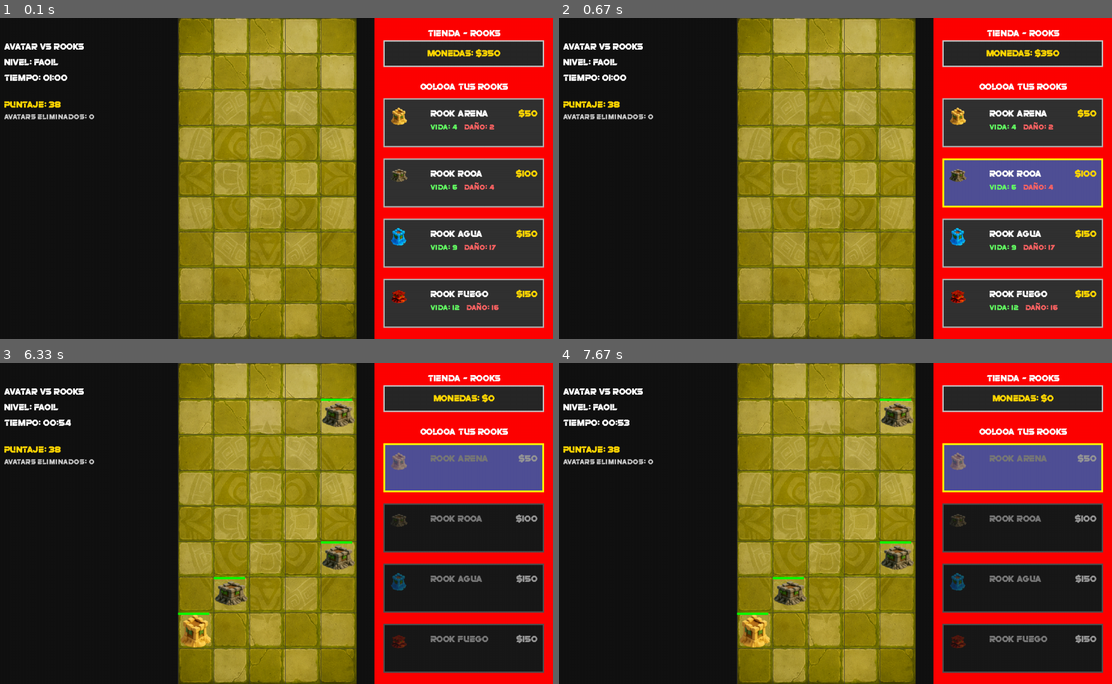
Above: before the commit, frames 1-4 (two rows, left to right).
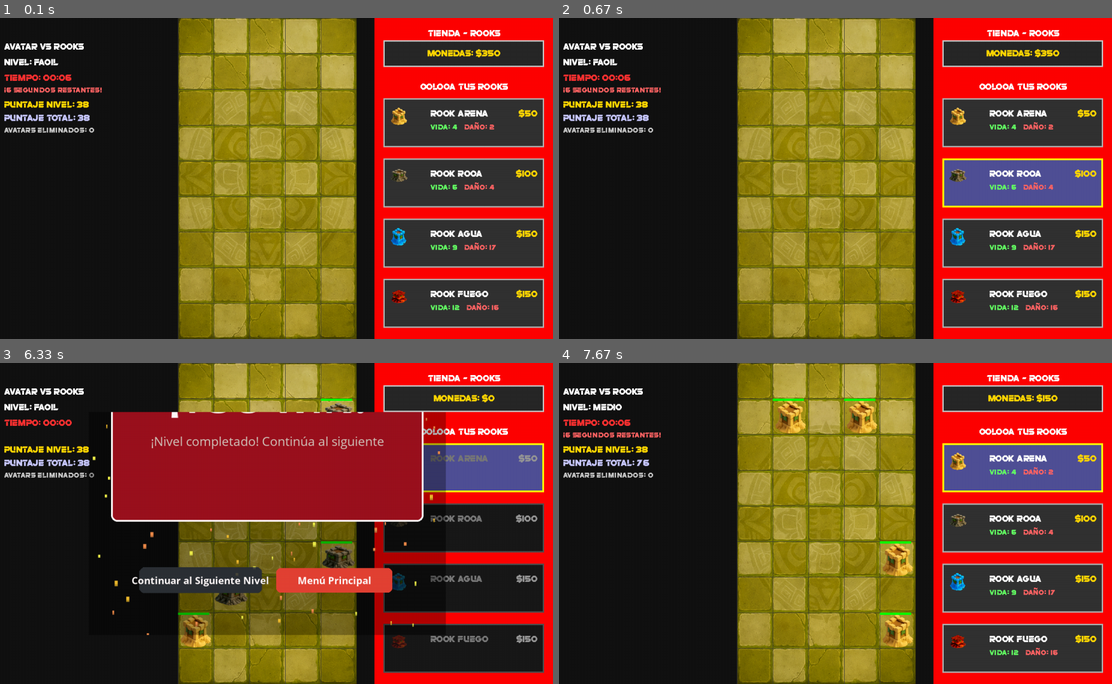
Above: after the commit, the same moments.

Repository: Otagoat14/AvatarVsRooksV2
Game: pygame game, started from Interfaz_Juego.py
Same seed, same stepped clock (60 frames per second), same inputs: the game is played once before the commit and once after it.
Inputs (mouse positions are in pixels of both pictures, inside the frame that each line leads up to):
- Up to frame 1 (0.1 s): no input
- Up to frame 2 (0.67 s): click (1012, 168) at 0.38 s
- Up to frame 3 (6.33 s): click (348, 411) at 0.72 s; click (331, 552) at 1.05 s; click (243, 606) at 1.38 s; tap F at 2.5, 2.83 s; click (398, 443) at 3.25 s; click (182, 616) at 3.72 s; click (154, 571) at 5.78 s; click (199, 581) at 6.12 s
- Up to frame 4 (7.67 s): click (802, 414) at 6.45 s; click (857, 433) at 6.78 s; click (907, 542) at 7.12 s; click (912, 635) at 7.45 s

The runs differ from the first frame. In frame 1, 1.1% of the frame differs, in the area x 0-19%, y 17-36%; in frame 2, 1.1%; in frame 3, 35%, in the area x 0-81%, y 15-85%; in frame 4, 16%.

Commit message:
corrección de errores menores

Diff:
--- a/Interfaz_Juego.py
+++ b/Interfaz_Juego.py
@@ -29,7 +29,7 @@
 # En Interfaz_Juego.py, modifica la clase Interfaz:
 
 class Interfaz:
-    def __init__(self, dificultad="facil"):  # ← Agregar parámetro de dificultad
+    def __init__(self, dificultad="facil", puntaje_acumulado=0):
         pygame.init()
 
         try:
@@ -51,6 +51,9 @@
         self.dificultad_actual = dificultad
         self.niveles = ["facil", "medio", "dificil"]
         self.nivel_actual_index = self.niveles.index(dificultad)
+
+        # PUNTAJE ACUMULADO
+        self.puntaje_acumulado = puntaje_acumulado
 
         # CARGAR PERSONALIZACIÓN DEL USUARIO
         self.cargar_personalizacion()
@@ -63,8 +66,10 @@
         except Exception:
             self.usuario_actual = "Jugador"
 
-        # Crear el juego pasando usuario para el puntaje
-        self.juego = Juego(dificultad=self.dificultad_actual, usuario=self.usuario_actual)
+        # Crear el juego pasando usuario y puntaje acumulado
+        self.juego = Juego(dificultad=self.dificultad_actual,
+                          usuario=self.usuario_actual,
+                          puntaje_acumulado=self.puntaje_acumulado)
 
         # Al abrir la pantalla de juego, sonar su canción
         self.reproducir_cancion_usuario()
@@ -132,12 +137,20 @@
         if self.nivel_actual_index < len(self.niveles) - 1:
             self.nivel_actual_index += 1
             self.dificultad_actual = self.niveles[self.nivel_actual_index]
+
+            # CALCULAR PUNTAJE ACUMULADO antes de avanzar
+            puntaje_nivel_actual = self.juego.obtener_puntaje_actual()
+            self.puntaje_acumulado += puntaje_nivel_actual
+
             return True
         return False  # No hay más niveles
 
     def reiniciar_nivel_actual(self):
         """Reinicia el nivel actual"""
-        self.juego = Juego(dificultad=self.dificultad_actual)
+        # Mantener el puntaje acumulado al reiniciar
+        self.juego = Juego(dificultad=self.dificultad_actual,
+                          usuario=self.usuario_actual,
+                          puntaje_acumulado=self.puntaje_acumulado)
         self.juego.iniciar_juego()
         self.puntaje_registrado = False
         self.info_resultado = None
@@ -441,21 +454,27 @@
                 daño_y = vida_y
                 self.campo_tienda.blit(texto_daño, (daño_x, daño_y))
 
-    #Nueva funcion para que se vea el puntaje
+    #Funcion para que se vea el puntaje
     def dibujar_puntaje(self):
         puntaje_actual = self.juego.obtener_puntaje_actual()
-
-        # Puntaje principal
-        texto_puntaje = f"Puntaje: {puntaje_actual}"
-        superficie_puntaje = self.fuente_texto.render(texto_puntaje, False, (255, 215, 0))
-        self.pantalla.blit(superficie_puntaje, (50, 180))
+        puntaje_total = self.puntaje_acumulado + puntaje_actual
+
+        # Puntaje del nivel actual
+        texto_puntaje_nivel = f"Puntaje Nivel: {puntaje_actual}"
+        superficie_puntaje_nivel = self.fuente_texto.render(texto_puntaje_nivel, False, (255, 215, 0))
+        self.pantalla.blit(superficie_puntaje_nivel, (50, 180))
+
+        # Puntaje acumulado total
+        texto_puntaje_total = f"Puntaje Total: {puntaje_total}"
+        superficie_puntaje_total = self.fuente_texto.render(texto_puntaje_total, False, (200, 200, 255))
+        self.pantalla.blit(superficie_puntaje_total, (50, 210))
 
         # Estadísticas adicionales
         fuente_pequena = pygame.font.Font("Fuentes/super_sliced.otf", 16)
 
         stats_text = f"Avatars eliminados: {self.juego.total_avatars_matados}"
         stats_surface = fuente_pequena.render(stats_text, False, (200, 200, 200))
-        self.pantalla.blit(stats_surface, (50, 210))
+        self.pantalla.blit(stats_surface, (50, 240))
 
     def dibujar_ui(self):
         # Título
@@ -614,17 +633,41 @@
 
         return None
 
-
     def mostrar_animacion_fin(self, tipo="derrota"):
         self.juego.juego_iniciado = False
 
         if tipo == "victoria":
-            # Verificar si es el nivel difícil Y no llegó al salón de la fama
-            if self.dificultad_actual == "dificil" and not self.puntaje_registrado:
-                # Usar la nueva animación para victoria final sin salón de la fama
-                accion = VentanaFinalJuego(self.pantalla).run()
+            # Calcular puntaje total acumulado
+            puntaje_final_total = self.puntaje_acumulado + self.juego.obtener_puntaje_actual()
+
+            # Verificar si es el nivel difícil (último nivel)
+            if self.dificultad_actual == "dificil":
+                # REGISTRAR EN SALÓN DE LA FAMA con puntaje acumulado
+                if not self.puntaje_registrado:
+                    # Crear un juego temporal con el puntaje acumulado total para el registro
+                    juego_temp = Juego(dificultad="dificil", usuario=self.usuario_actual)
+                    juego_temp.total_avatars_matados = self.juego.total_avatars_matados
+                    juego_temp.puntos_acumulados_avatars = self.juego.puntos_acumulados_avatars
+
+                    self.info_resultado = IntegradorJuego.registrar_partida(
+                        self.salon_fama,
+                        self.usuario_actual,
+                        juego_temp,
+                        puntaje_manual=puntaje_final_total  # Pasar puntaje acumulado
+                    )
+                    self.puntaje_registrado = True
+
+                # Verificar si llegó al salón de la fama
+                if self.puntaje_registrado and self.info_resultado and self.info_resultado['es_top']:
+                    # Usar animación de salón de la fama
+                    accion = VentanaSalonFama(self.pantalla).run()
+                else:
+                    # Usar animación final del juego sin salón de la fama
+                    accion = VentanaFinalJuego(self.pantalla).run()
 
                 if accion == "reiniciar":
+                    # Reiniciar desde el nivel difícil con puntaje en 0
+                    self.puntaje_acumulado = 0
                     self.reiniciar_nivel_actual()
                     return "reiniciar"
                 elif accion == "menu":
@@ -632,7 +675,7 @@
                 else:  # salir
                     return "salir"
             else:
-                # Usar VentanaWin normal para progresión de niveles
+                # Nivel no difícil - progresión normal
                 accion = self.mostrar_ventana_victoria()
 
                 if accion == "continuar":
@@ -640,7 +683,6 @@
                         self.reiniciar_nivel_actual()
                         return "continuar"
                     else:
-                        # Si no hay más niveles, es victoria final
                         return "victoria_final"
                 elif accion == "menu":
                     return "menu"
@@ -648,11 +690,12 @@
                     return "salir"
 
         else:
-            # PARA DERROTA - usar VentanaGameOver
+            # PARA DERROTA
             accion = VentanaGameOver(self.pantalla).run()
 
             if accion == "reiniciar":
-                self.juego.reiniciar_juego()
+                # Reiniciar nivel actual manteniendo el puntaje acumulado
+                self.reiniciar_nivel_actual()
                 return "reiniciar"
 
             elif accion == "menu":
--- a/Logica_juego.py
+++ b/Logica_juego.py
@@ -13,7 +13,7 @@
 
 
 class Juego:
-    def __init__(self, dificultad="facil", usuario = "None"):
+    def __init__(self, dificultad="facil", usuario="None", puntaje_acumulado=0):
         self.matriz = [[VACIO for c in range(COLUMNAS)] for f in range(FILAS)]
         self.monedas_jugador = 350
         self.rooks_activos = []
@@ -27,6 +27,10 @@
         self.tiempo_inicio = 0
         self.ultima_notificacion = ""
         self.tiempo_notificacion = 0
+
+        # PUNTAJE ACUMULADO entre niveles
+        self.puntaje_acumulado = puntaje_acumulado
+
         #Para lo que es el puntaje
         self.calculador_puntaje = CalculadorPuntaje(usuario)
         self.total_avatars_matados = 0
@@ -40,17 +44,24 @@
         for avatar_info in self.obtener_avatares_info():
             self.ultimo_spawn[avatar_info["tipo"]] = 0
 
+        # Inicializar último spawn
+        for avatar_info in self.obtener_avatares_info():
+            self.ultimo_spawn[avatar_info["tipo"]] = 0
+
+    def obtener_puntaje_acumulado(self):
+        return self.puntaje_acumulado + self.calculador_puntaje.calcular_puntaje()
+
     def _configurar_modificador_dificultad(self):
         """Configura los modificadores según la dificultad"""
         if self.dificultad == "facil":
             self.modificador_spawn = 1.0    # Spawn normal
-            self.tiempo_total = 60          # 60 segundos
+            self.tiempo_total = 6          # 60 segundos
         elif self.dificultad == "medio":
             self.modificador_spawn = 1.25   # 25% más rápido
-            self.tiempo_total = 75          # 60 + 25% = 75 segundos
+            self.tiempo_total = 7          # 60 + 25% = 75 segundos
         elif self.dificultad == "dificil":
             self.modificador_spawn = 1.5    # 50% más rápido
-            self.tiempo_total = 90          # 60 + 50% = 90 segundos
+            self.tiempo_total = 9          # 60 + 50% = 90 segundos
         else:
             self.modificador_spawn = 1.0
             self.tiempo_total = 60
@@ -472,13 +483,23 @@
         # Usar el tiempo total configurado por dificultad
         self.tiempo_restante = self.tiempo_total
         self.tiempo_inicio = time.time()
+
+        # NO reiniciar el puntaje acumulado entre niveles
+        # self.puntaje_acumulado se mantiene
+
+        # Reiniciar solo los contadores del nivel actual, mantener el acumulado
         self.total_avatars_matados = 0
         self.puntos_acumulados_avatars = 0
-        self.calculador_puntaje = CalculadorPuntaje()
-
+        self.calculador_puntaje = CalculadorPuntaje(self.calculador_puntaje.usuario)
+
+        # Reiniciar último spawn
         tiempo_actual = time.time()
         for avatar_info in self.obtener_avatares_info():
             self.ultimo_spawn[avatar_info["tipo"]] = tiempo_actual
+
+        # Reiniciar notificaciones
+        self.ultima_notificacion = ""
+        self.tiempo_notificacion = 0
 
     def actualizar(self):
         if self.juego_iniciado and not self.game_over and not self.victoria:
--- a/Salon_fama.py
+++ b/Salon_fama.py
@@ -112,6 +112,11 @@
     def limpiar_datos(self):
         self.puntajes = []
         return self.guardar_puntajes()
+    def es_nuevo_record(self, puntaje):
+        """Verifica si el puntaje es un nuevo récord"""
+        if not self.puntajes:
+            return True
+        return puntaje > self.puntajes[0]["puntaje"]
 
 
 class InterfazSalonFama:
@@ -198,33 +203,26 @@
 
 
 class IntegradorJuego:
-
     @staticmethod
-    def registrar_partida(salon_fama, usuario_actual, juego):
-        # Obtener puntaje y detalles del juego
-        puntaje_final = juego.obtener_puntaje_actual()
-        detalles = juego.obtener_detalles_puntaje()
-
-        # Agregar info extra
-        detalles.update({
-            "avatars_matados": juego.total_avatars_matados,
-            "victoria": juego.victoria,
-            "tiempo_jugado": 60 - juego.tiempo_restante
-        })
-
-        # Verificar si es récord antes de agregar
-        es_record = salon_fama.es_nuevo_record(puntaje_final)
-
-        # Guardar solo si mejora (la lógica está dentro de SalonFama.agregar_puntaje)
-        posicion, es_top = salon_fama.agregar_puntaje(
-            nombre_usuario=usuario_actual,
-            puntaje=puntaje_final,
-            detalles=detalles
-        )
-
-        return {
-            "posicion": posicion,
-            "es_top": es_top,
-            "es_record": es_record,
-            "puntaje": puntaje_final
+    def registrar_partida(salon_fama, usuario, juego, puntaje_manual=None):
+        """
+        Registra una partida en el salón de la fama
+        Si se proporciona puntaje_manual, usa ese en lugar de calcularlo
+        """
+        if puntaje_manual is not None:
+            puntaje_final = puntaje_manual
+        else:
+            puntaje_final = juego.obtener_puntaje_actual()
+
+        # CORRECCIÓN: Usar agregar_puntaje en lugar de agregar_registro
+        posicion, es_top = salon_fama.agregar_puntaje(usuario, puntaje_final)
+
+        # Crear el objeto de resultado
+        resultado = {
+            'posicion': posicion,
+            'es_top': es_top,
+            'es_record': salon_fama.es_nuevo_record(puntaje_final),
+            'puntaje': puntaje_final
         }
+
+        return resultado
--- a/dificultad.py
+++ b/dificultad.py
@@ -257,7 +257,7 @@
 
             # Importar y ejecutar el juego
             from Interfaz_Juego import Interfaz
-            juego = Interfaz(dificultad=dificultad)
+            juego = Interfaz(dificultad=dificultad, puntaje_acumulado=0)
 
             juego.ejecutar()
 
--- a/salon_fama.json
+++ b/salon_fama.json
@@ -1,16 +1,7 @@
 [
     {
         "nombre": "Jugador",
-        "puntaje": 79,
-        "fecha": "2025-10-30 10:56:07",
-        "detalles": {
-            "puntaje_final": 79,
-            "tempo": 120,
-            "popularidad": 50,
-            "avatars_matados": 5,
-            "puntos_avatars": 45,
-            "victoria": true,
-            "tiempo_jugado": 60
-        }
+        "puntaje": 115,
+        "fecha": "2025-11-10 20:51:18"
     }
 ]
